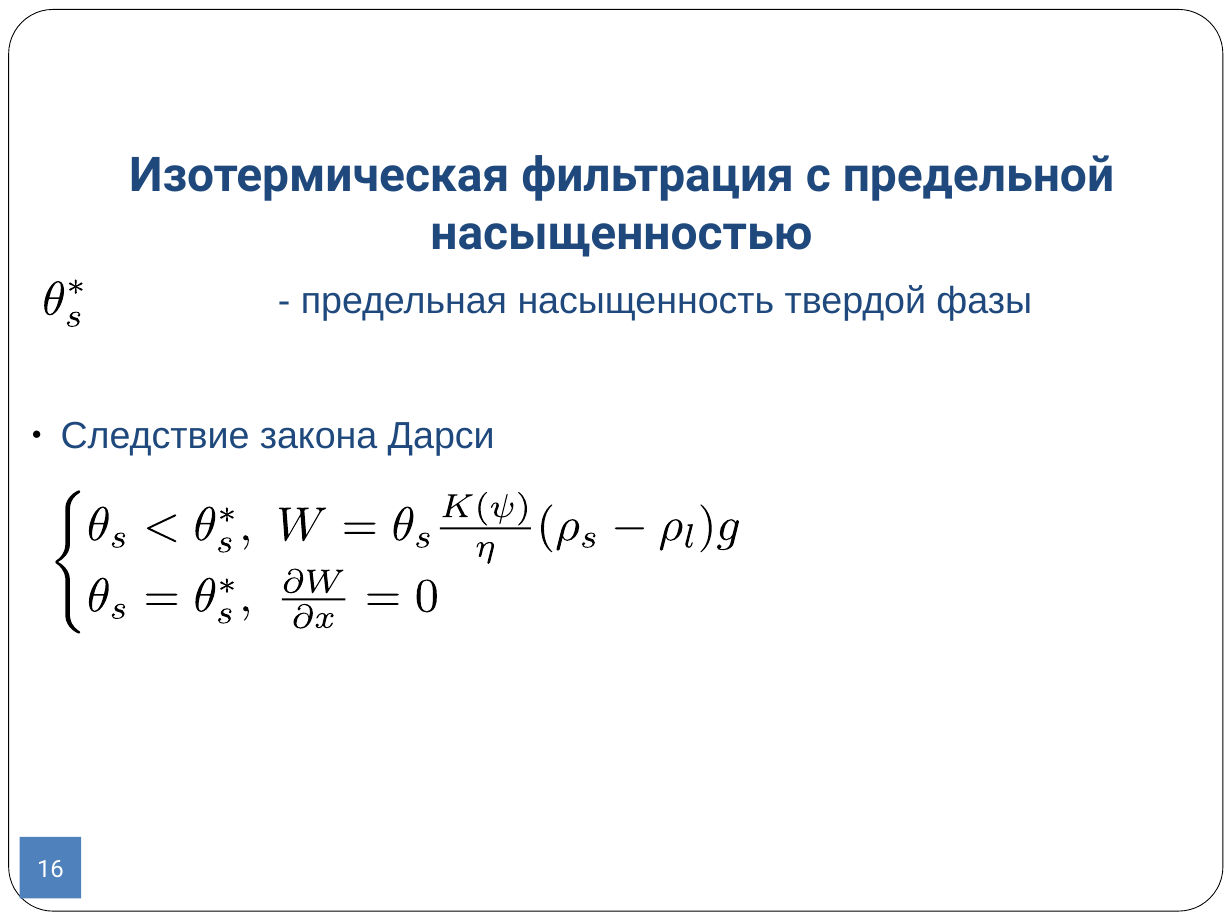
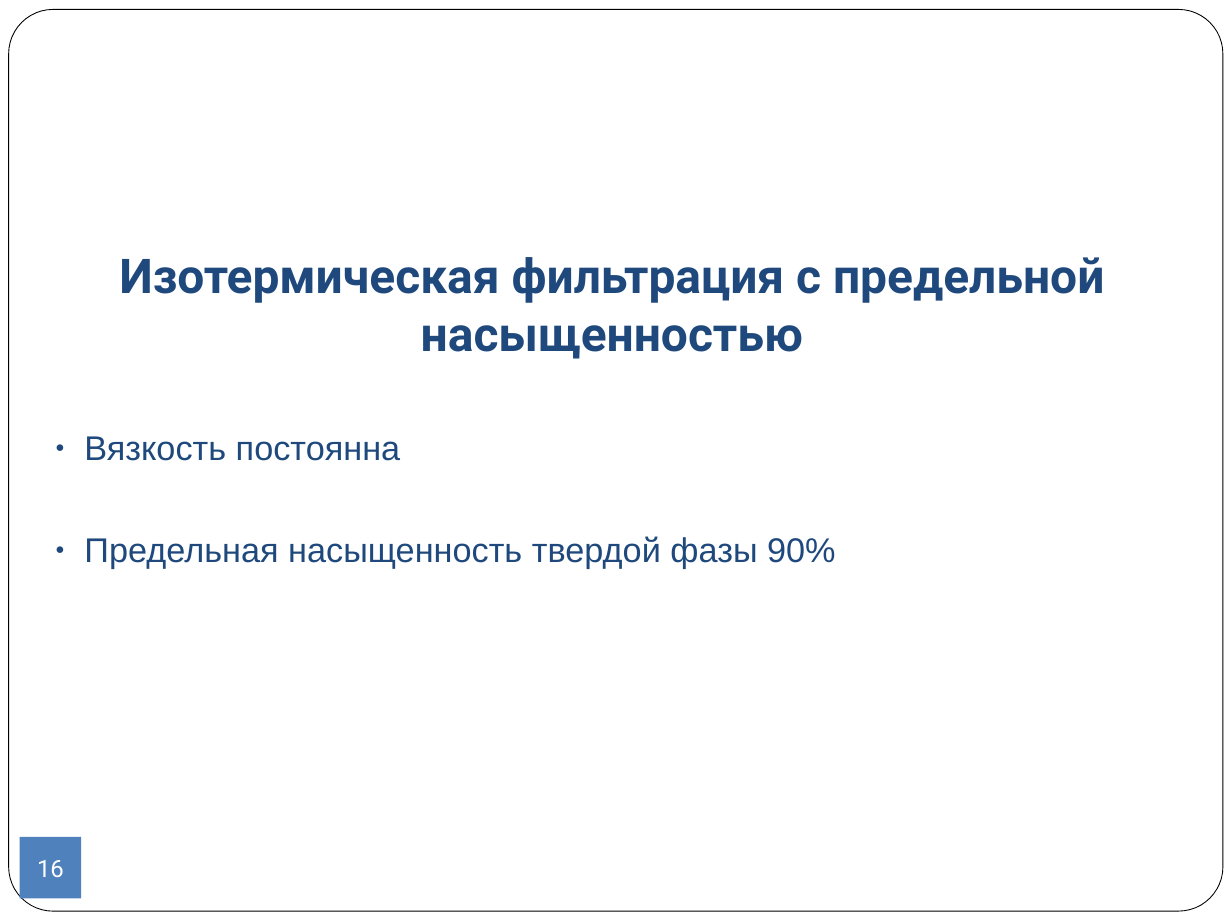
Before and after one commit to CompMathGroup/sagd, a slide deck: slide 16 of doc/Presentation.odp. Drawn at 1232x924 pixels with LibreOffice and Linux fonts; fonts in the diff are those of the drawing; background and template pictures are left out. Boxes give left, top, right and bottom in pixels: in the first picture for what was removed or moved away, otherwise in the second. Text is boxed around its words. In the diff, an @@ line names an element or a change of style, - is before the commit and + after.

```diff
--- a/doc/Presentation.odp
+++ b/doc/Presentation.odp
@@ text "Изотермическая фильтрация с предельной насыщенностью": place and size @@
-text "Изотермическая фильтрация с предельной насыщенностью" at [129,155,1114,257]
+text "Изотермическая фильтрация с предельной насыщенностью" at [119,257,1104,359]
@@ group removed at [42,280,85,326]: 4 freeform shapes @@
@@ text at [84,436,836,569]: text changed; size 22 to 20 pt @@
-- предельная насыщенность твердой фазы
-● Следствие закона Дарси
+● Вязкость постоянна
+● Предельная насыщенность твердой фазы 90%
@@ group removed at [48,490,740,633]: 41 freeform shapes @@
```
Also in this commit, not shown: 17 other slides changed, 5 slides added, 5 slides removed, 2 other files.
